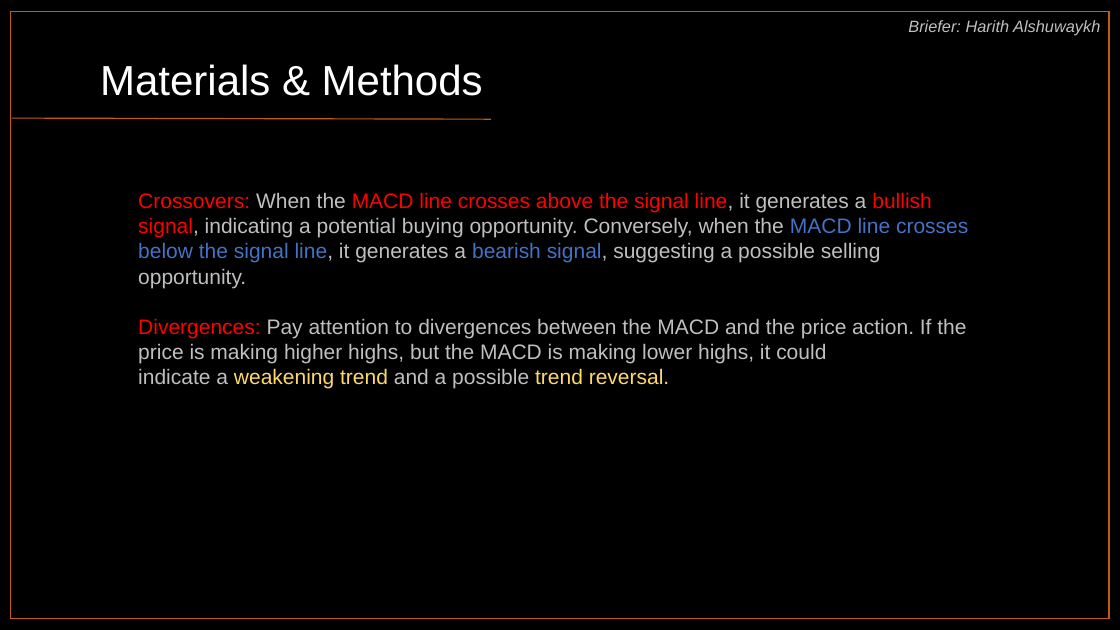
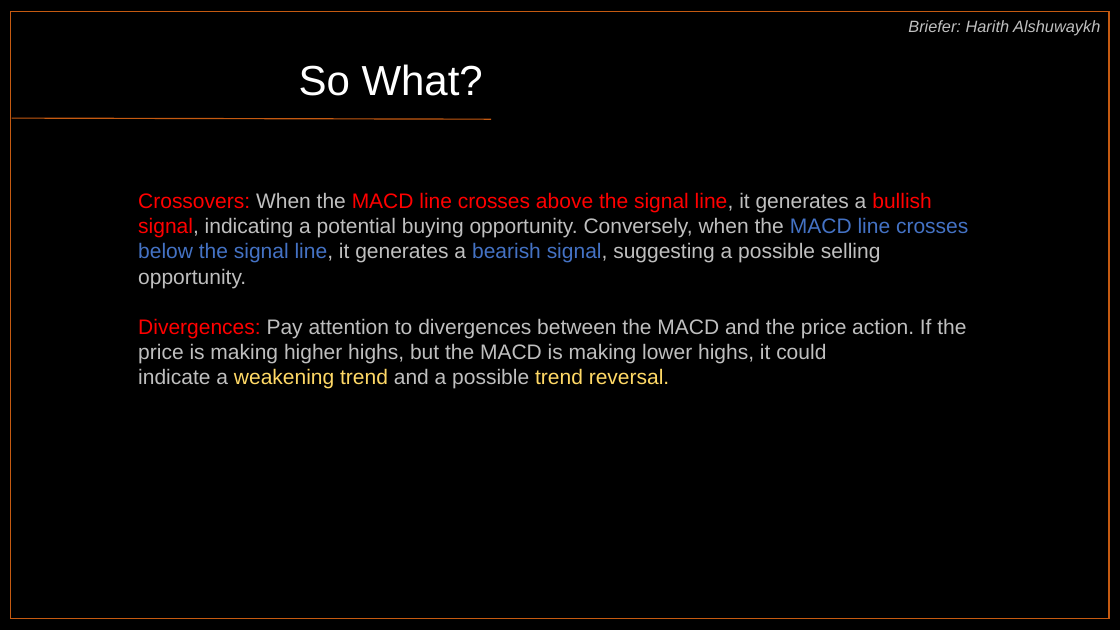
Before and after one commit to harithmd1/project1_group2, a slide deck: slide 5 of MACD_Indicators_Group_2.pptx (slide 12 before the commit). Drawn at 1120x630 pixels with LibreOffice and Linux fonts; fonts in the diff are those of the drawing. Boxes give left, top, right and bottom in pixels: in the first picture for what was removed or moved away, otherwise in the second. Text is boxed around its words. In the diff, an @@ line names an element or a change of style, - is before the commit and + after.

```diff
--- a/MACD_Indicators_Group_2.pptx
+++ b/MACD_Indicators_Group_2.pptx
@@ text at bbox=[299, 64, 483, 96]: text changed @@
-Materials & Methods
+So What?
```
Also in this commit, not shown: 12 other slides changed, 3 slides added, 1 slide removed.
